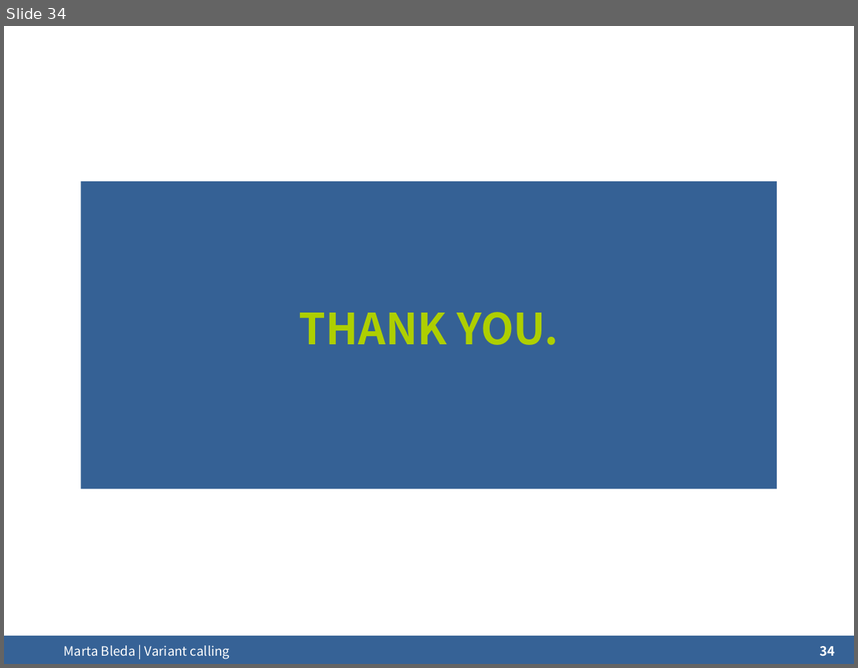
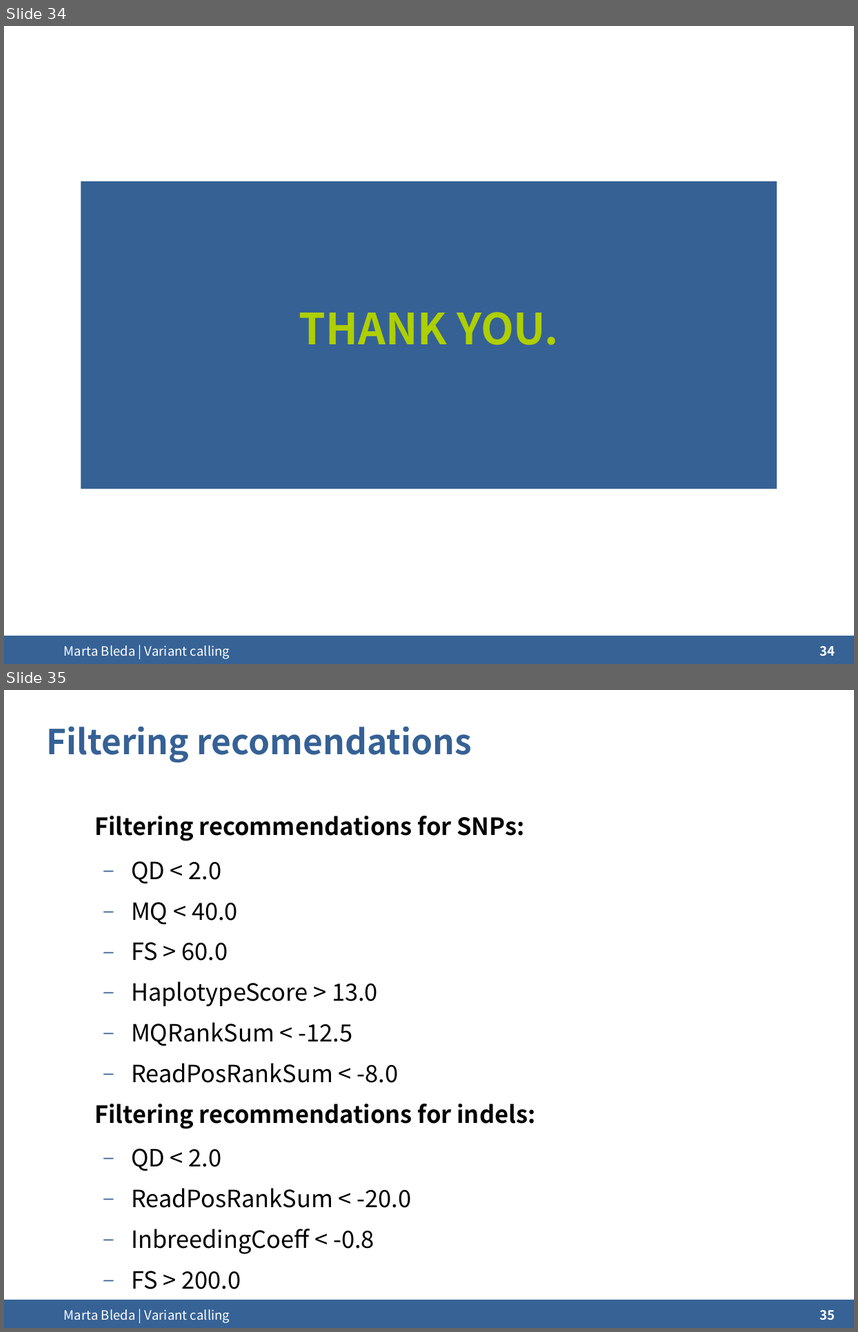
Before and after one commit to ngs-course/ngs-course.github.io, a slide deck: Course_Materials/variant_calling/presentation/2015-Cambridge_variant_calling.odp. Shown one above the other, each under a label of ours: slide 34 before the commit, slides 34 and 35 after it. The pictures are 858x668 and 858x1332 pixels, drawn with LibreOffice and Linux fonts; fonts in the diff are those of the drawing; background and template pictures are left out. Boxes give left, top, right and bottom in pixels: in the first picture for what was removed or moved away, otherwise in the second. Text is boxed around its words. In the diff, an @@ line names an element or a change of style, - is before the commit and + after.

Commit message:
Calling updated

```diff
--- a/Course_Materials/variant_calling/presentation/2015-Cambridge_variant_calling.odp
+++ b/Course_Materials/variant_calling/presentation/2015-Cambridge_variant_calling.odp
@@ slide 35 added at (x1=4, y1=690, x2=854, y2=1328), background #FFFFFF; not listed: 1 template element that a slide beside it also shows @@
@@ title added at (x1=47, y1=726, x2=472, y2=762), 32 pt, text #356195, bold @@
+Filtering recomendations
@@ text added at (x1=94, y1=816, x2=535, y2=1254), 22.2 pt, text #000000 @@
+Filtering recommendations for SNPs:
+  – QD < 2.0
+  – MQ < 40.0
+  – FS > 60.0
+  – HaplotypeScore > 13.0
+  – MQRankSum < -12.5
+  – ReadPosRankSum < -8.0
+Filtering recommendations for indels:
+  – QD < 2.0
+  – ReadPosRankSum < -20.0
+  – InbreedingCoeff < -0.8
+  – FS > 200.0
@@ text added at (x1=64, y1=1309, x2=230, y2=1323), 12 pt, text #FFFFFF @@
+Marta Bleda | Variant calling
@@ page number added at (x1=820, y1=1310, x2=835, y2=1320), 12 pt, text #FFFFFF, bold @@
+35
```
Also in this commit, not shown: 4 slides changed, 1 other slide added, 1 other file.
